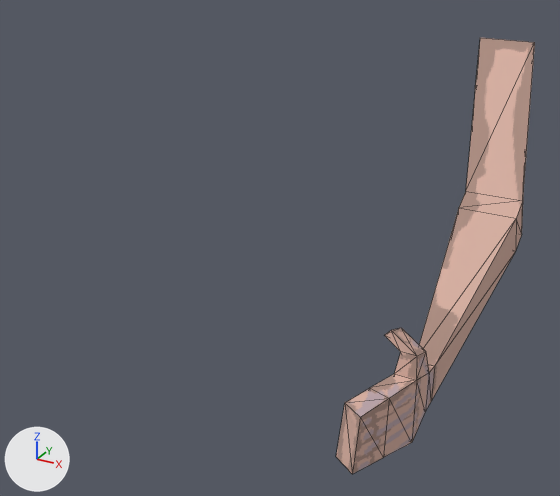
What one commit did to the glTF model models/arms.gltf.
Before and after are seen from a camera (50 mm lens) standing at (7.86, -19.46, 3.72) and looking at (-0.15, -4.88, -3.57). The lights are fixed; the arrows at lower left show +X, +Y and +Z. Mesh edges are drawn as thin lines. Vertices at the same position are counted once.

In view in the first picture: 'arms'.
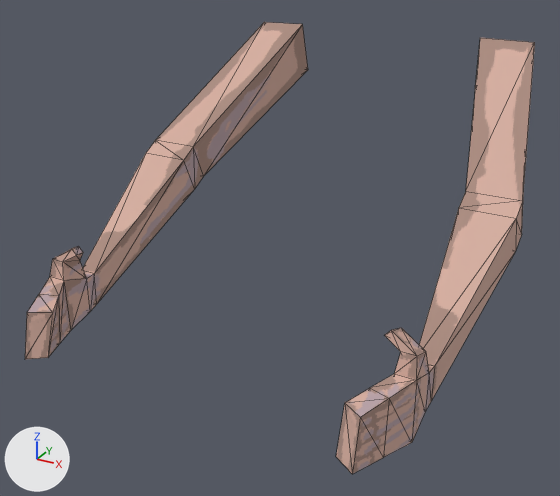
Location of each change, [x1, y1, x2, y2] in pixels of the pictures (560 x 496 px):
'arms', reshaped (156% wider)
    before: [336, 38, 535, 474]
    after: [25, 22, 535, 474]
part 1 of me_arms, added (beige)
    after: [25, 22, 308, 359]

The change in detail:
me_arms has 40 vertices, 76 faces and spans x -0.83..1.57, y -10.26..0.49, z -5.1..0.89.
me_arms is used by ob_arms; location (3.31, 0.71, -0.21).
me_arms part 1: the loose piece of 40 vertices spanning x -0.83..1.57, y -10.26..0.49, z -5.1..0.89 is copied, and the copy is mirrored in x about its middle, then moved by (-7.36, 0.0, 0.0); it spans x -8.18..-5.79, y -10.26..0.49, z -5.1..0.89.
